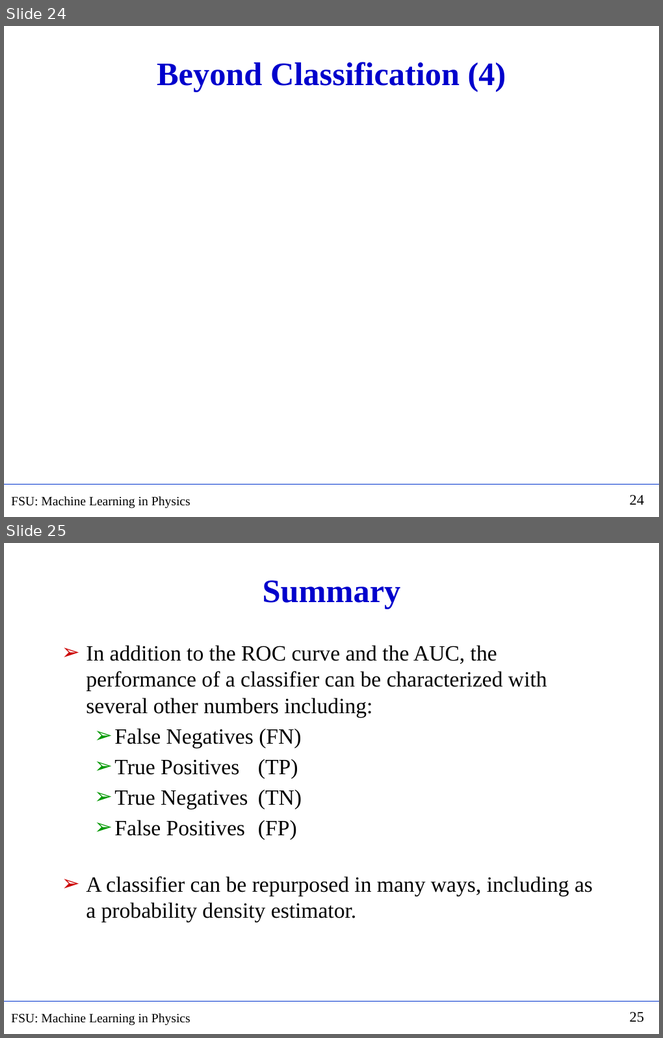
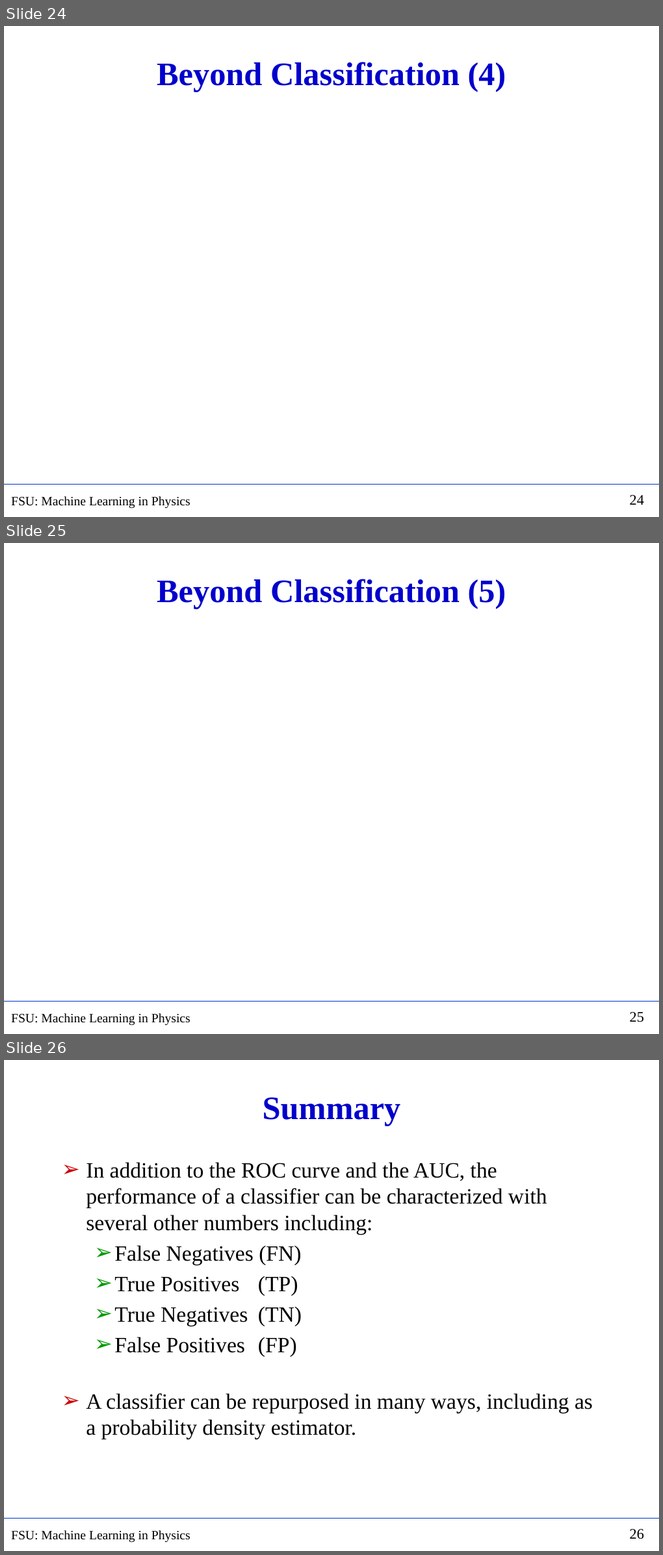
Before and after one commit to hbprosper/mlinphysics, a slide deck: Lectures/Week03/Lecture03.pptx. Shown one above the other, each under a label of ours: slides 24 and 25 before the commit, slides 24, 25 and 26 after it. The pictures are 663x1038 and 663x1555 pixels, drawn with LibreOffice and Linux fonts; fonts in the diff are those of the drawing; grey boxes stand for pictures. Boxes give left, top, right and bottom in pixels: in the first picture for what was removed or moved away, otherwise in the second. Text is boxed around its words. In the diff, an @@ line names an element or a change of style, - is before the commit and + after.

Commit message:
add revamped Lecture 3

```diff
--- a/Lectures/Week03/Lecture03.pptx
+++ b/Lectures/Week03/Lecture03.pptx
@@ slide 25 added at [4,543,659,1034], background #FFFFFF; not listed: 3 template elements that a slide beside it also shows @@
@@ title added at [157,579,506,609], 36 pt, text #0000CC, bold @@
+Beyond Classification (5)
@@ what was slide 25 is now slide 26 @@
@@ page number at [630,1529,644,1540]: text changed @@
-25
+26
```
Also in this commit, not shown: 1 other file.
